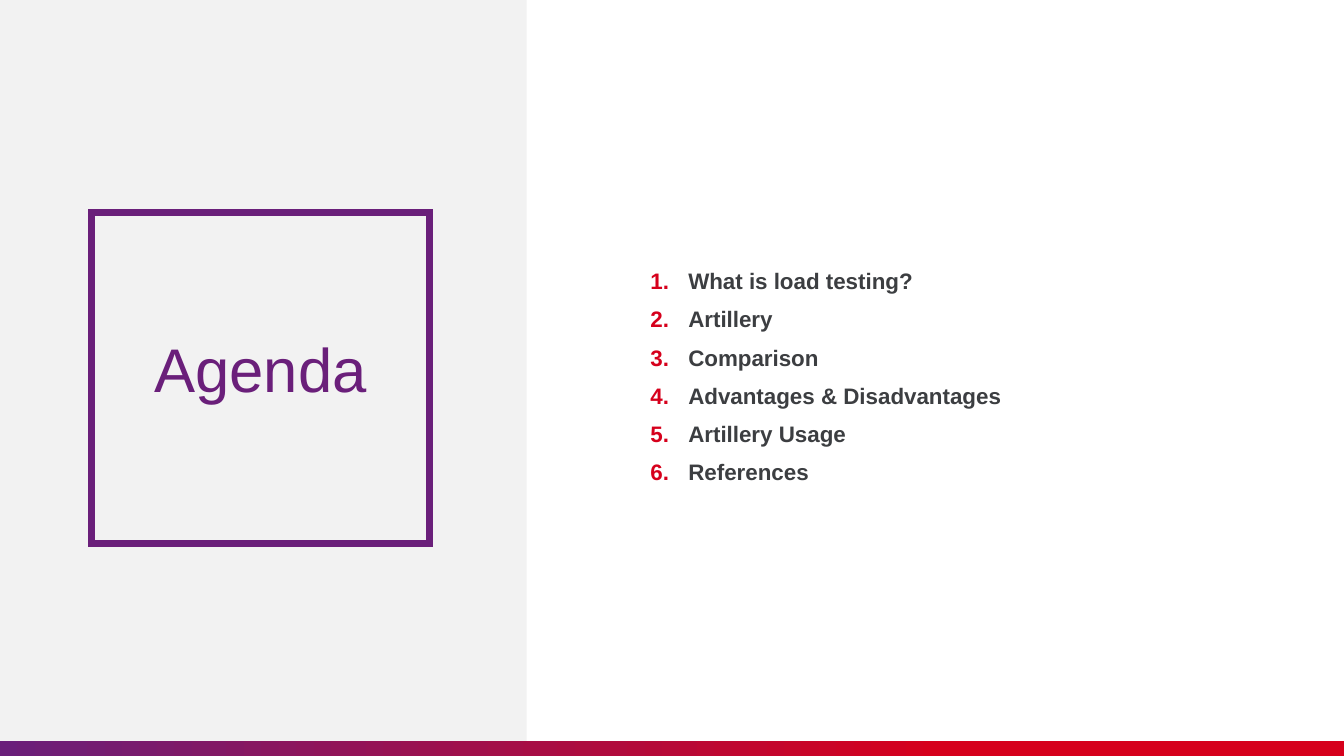
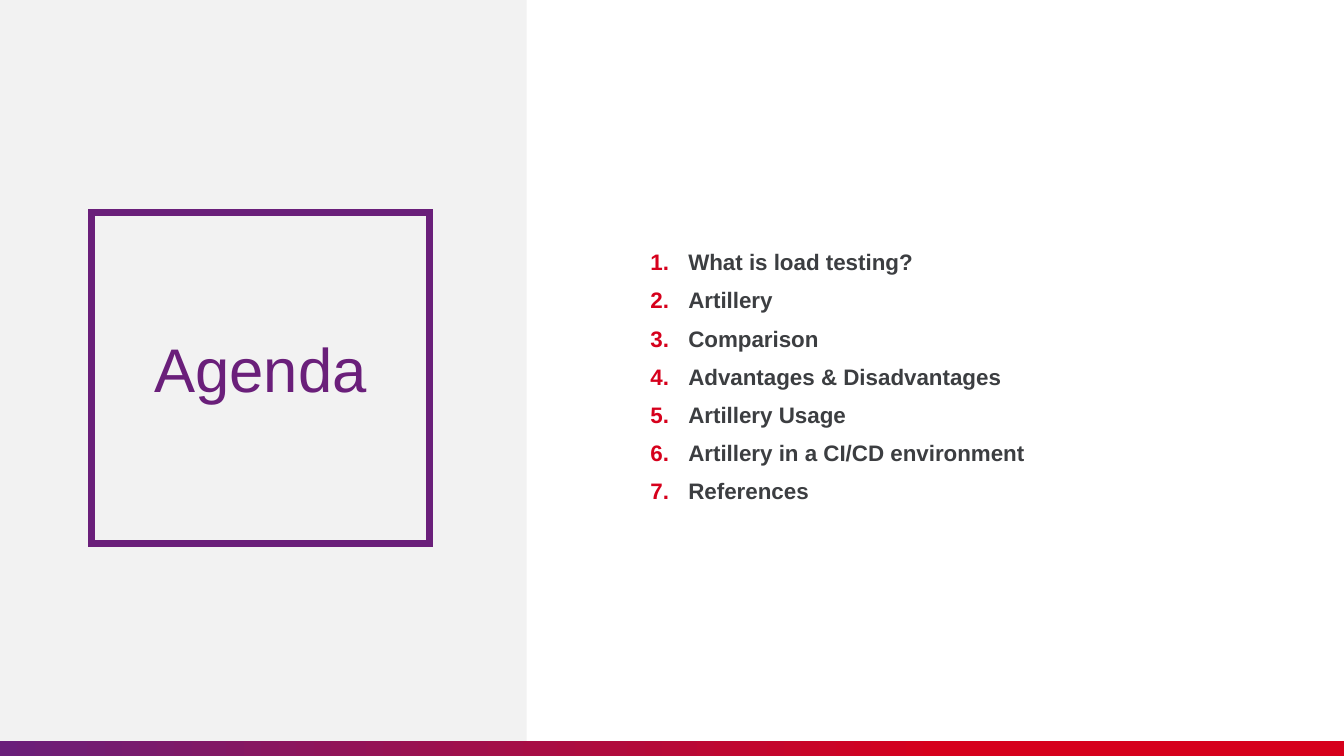
Before and after one commit to nashtech-garage/nodejs-vite-js_load_test, a slide deck: slide 2 of artillery/slide/NT_Artillery.pptx. Drawn at 1344x756 pixels with LibreOffice and Linux fonts; fonts in the diff are those of the drawing. Boxes give left, top, right and bottom in pixels: in the first picture for what was removed or moved away, otherwise in the second. Text is boxed around its words. In the diff, an @@ line names an element or a change of style, - is before the commit and + after.

```diff
--- a/artillery/slide/NT_Artillery.pptx
+++ b/artillery/slide/NT_Artillery.pptx
@@ text at bbox=[688, 444, 1024, 466]: paragraph added @@
+6. Artillery in a CI/CD environment
```
Also in this commit, not shown: 1 other slide changed, 5 slides added.
